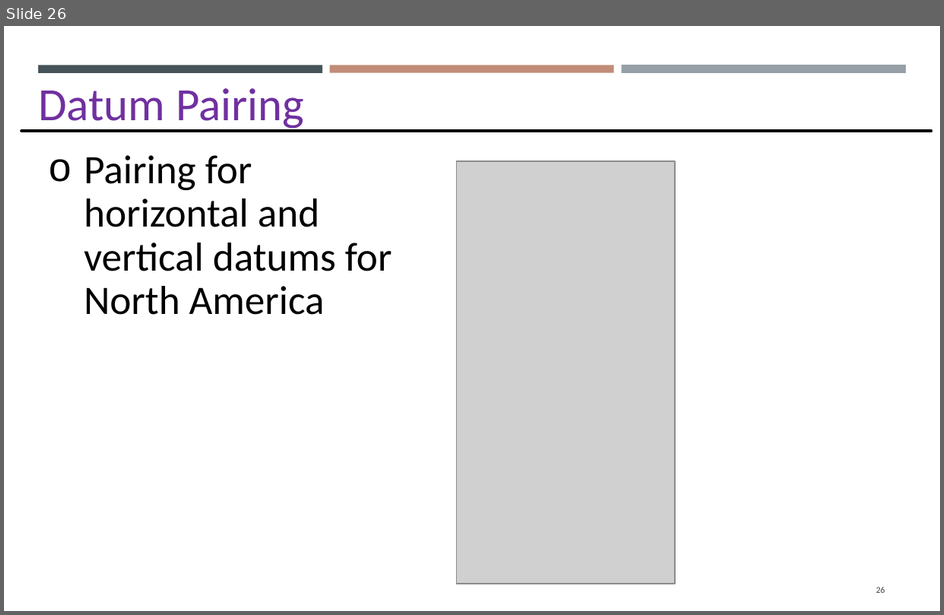
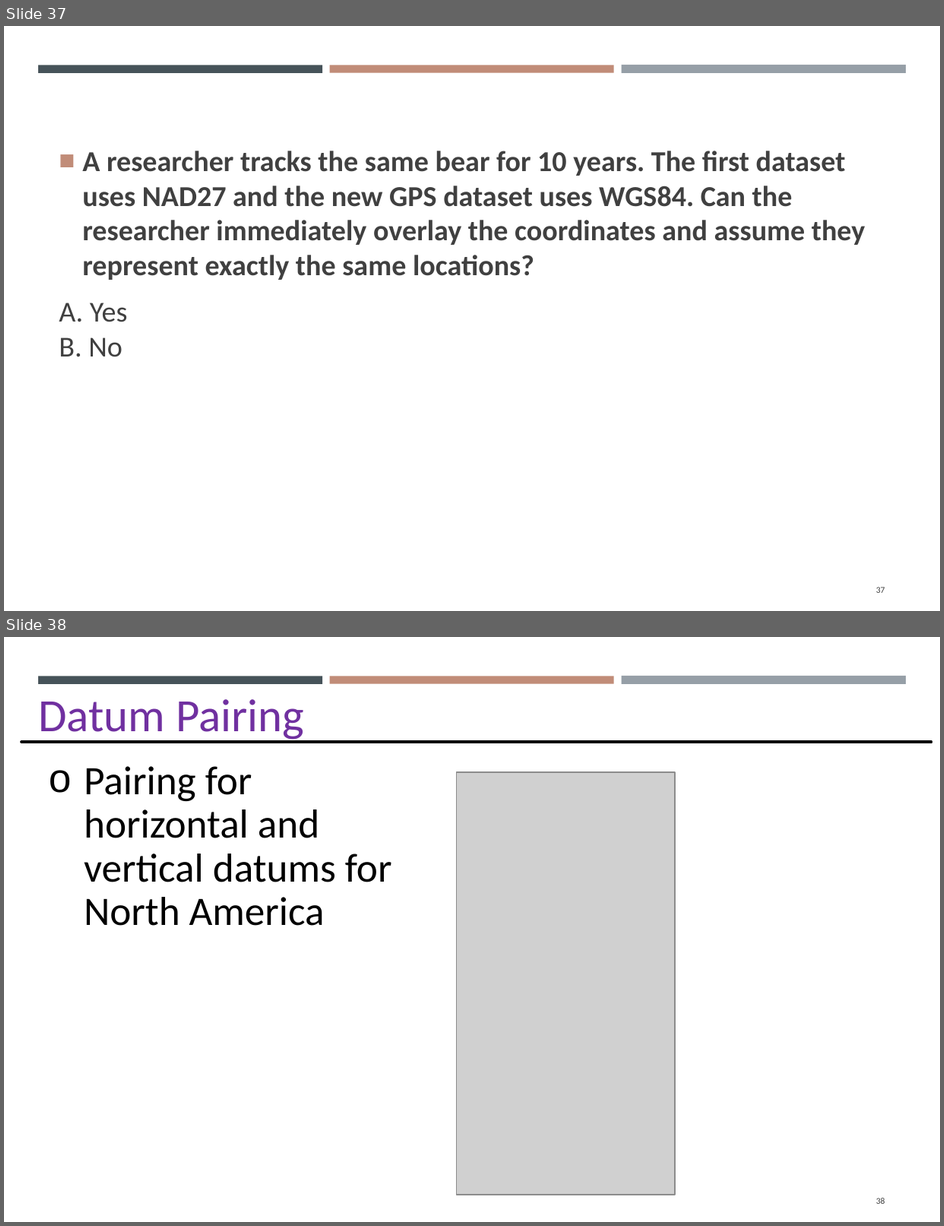
Before and after one commit to gisynw/GIS_I, a slide deck: docs/Lectures/Week03/Week03_GEOG2475_Datum_Tuesday.pptx. Shown one above the other, each under a label of ours: slide 26 before the commit, slides 37 and 38 after it. The pictures are 944x615 and 944x1226 pixels, drawn with LibreOffice and Linux fonts; fonts in the diff are those of the drawing; grey boxes stand for pictures. Boxes give left, top, right and bottom in pixels: in the first picture for what was removed or moved away, otherwise in the second. Text is boxed around its words. In the diff, an @@ line names an element or a change of style, - is before the commit and + after.

```diff
--- a/docs/Lectures/Week03/Week03_GEOG2475_Datum_Tuesday.pptx
+++ b/docs/Lectures/Week03/Week03_GEOG2475_Datum_Tuesday.pptx
@@ slide 37 added at box(4, 26, 940, 611), background #FFFFFF; not listed: 3 template elements that a slide beside it also shows @@
@@ text added at box(59, 151, 865, 357), 20 pt, text #404040, bold @@
+■ A researcher tracks the same bear for 10 years. The first dataset uses NAD27 and the new GPS dataset uses WGS84. Can the researcher immediately overlay the coordinates and assume they represent exactly the same locations?
+A. Yes
+B. No
@@ page number added at box(876, 587, 886, 593), 6.1 pt, text #404040 @@
+37
@@ what was slide 26 is now slide 38 @@
```
Also in this commit, not shown: 6 slides changed, 11 other slides added, 5 other files.
